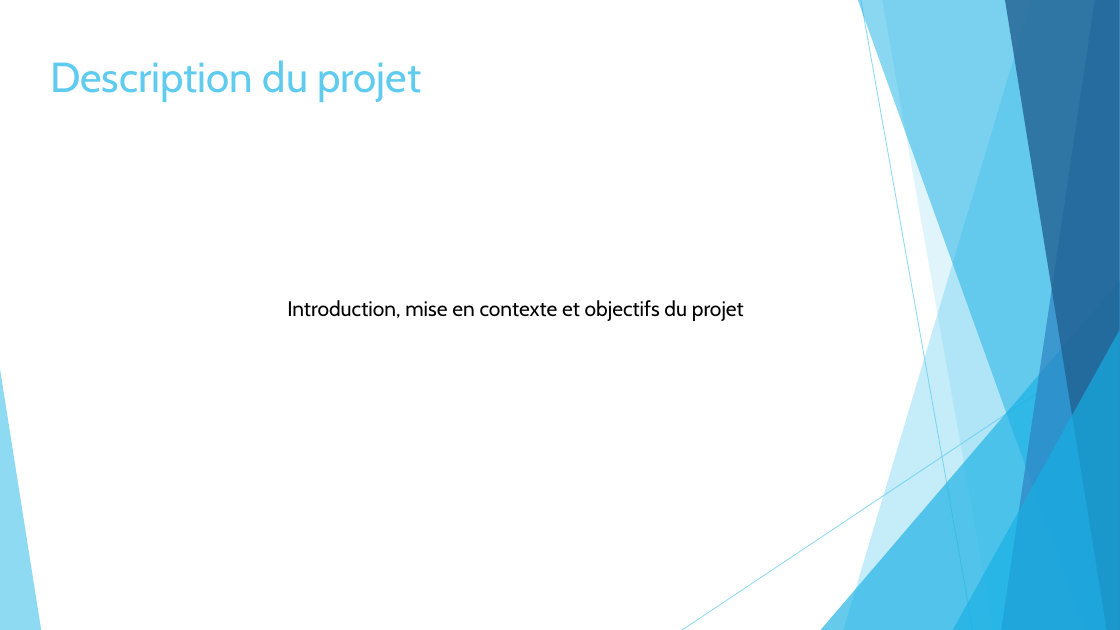
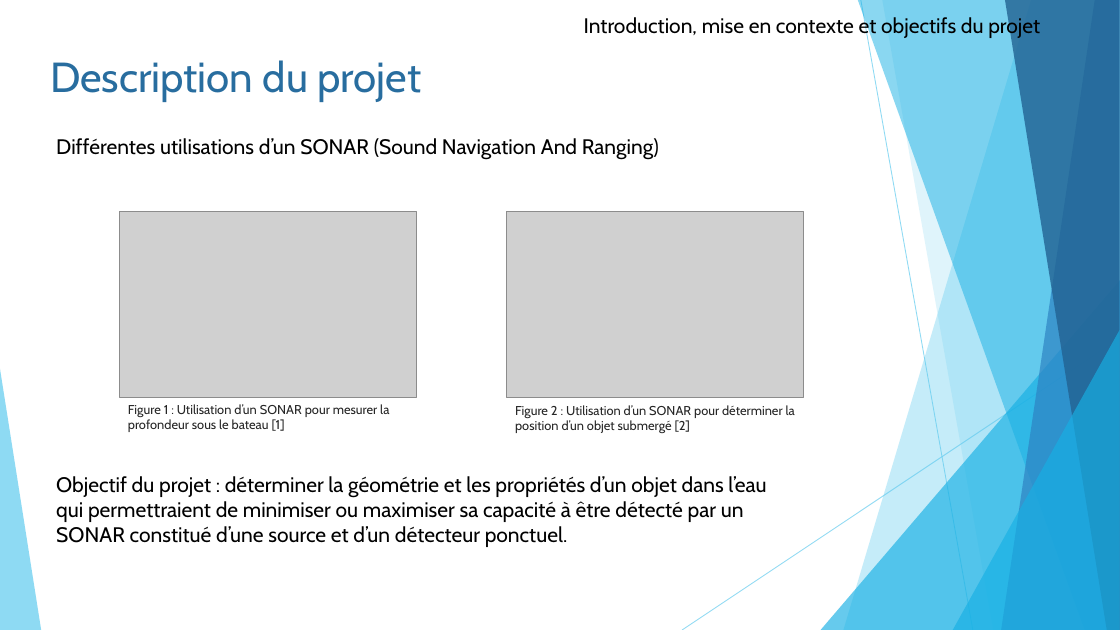
Before and after one commit to pierreluc-plt/ProjetSimulation, a slide deck: slide 2 of Oral/Présentation_Eq11.pptx. Drawn at 1120x630 pixels with LibreOffice and Linux fonts; fonts in the diff are those of the drawing; grey boxes stand for pictures. Boxes give left, top, right and bottom in pixels: in the first picture for what was removed or moved away, otherwise in the second. Text is boxed around its words. In the diff, an @@ line names an element or a change of style, - is before the commit and + after.

Commit message:
Update Présentation_Eq11.pptx
Création des diapos sur l'intro et  équation

```diff
--- a/Oral/Présentation_Eq11.pptx
+++ b/Oral/Présentation_Eq11.pptx
@@ text "Introduction, mise en contexte et ...": place and size @@
-text "Introduction, mise en contexte et ..." at [287,300,744,321]
+text "Introduction, mise en contexte et ..." at [584,15,1040,39]
@@ text "Description du projet" at [50,60,422,102]: text colour #5FCBEF to #286D9F @@
@@ text added at [56,138,659,160], 18 pt, text #000000 @@
+Différentes utilisations d’un SONAR (Sound Navigation And Ranging)
@@ picture added at [119,212,417,397] @@
@@ picture added at [507,212,804,397] @@
@@ text added at [128,404,389,432], 11 pt, text #262626 @@
+Figure 1 : Utilisation d’un SONAR pour mesurer la profondeur sous le bateau [1]
@@ text added at [515,405,795,433], 11 pt, text #262626 @@
+Figure 2 : Utilisation d’un SONAR pour déterminer la position d’un objet submergé [2]
@@ text added at [56,476,766,547], 18 pt, text #000000 @@
+Objectif du projet : déterminer la géométrie et les propriétés d’un objet dans l’eau
+qui permettraient de minimiser ou maximiser sa capacité à être détecté par un
+SONAR constitué d’une source et d’un détecteur ponctuel.
```
Also in this commit, not shown: 10 other slides changed, 6 slides added.
